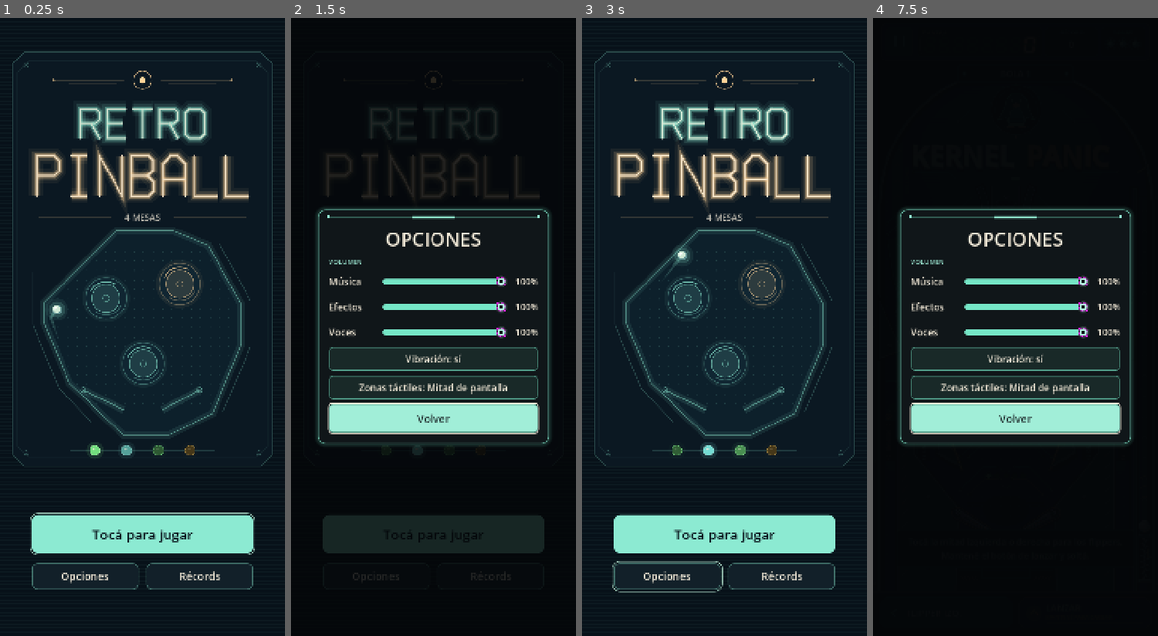
Above: before the commit, frames 1-4 (left to right).
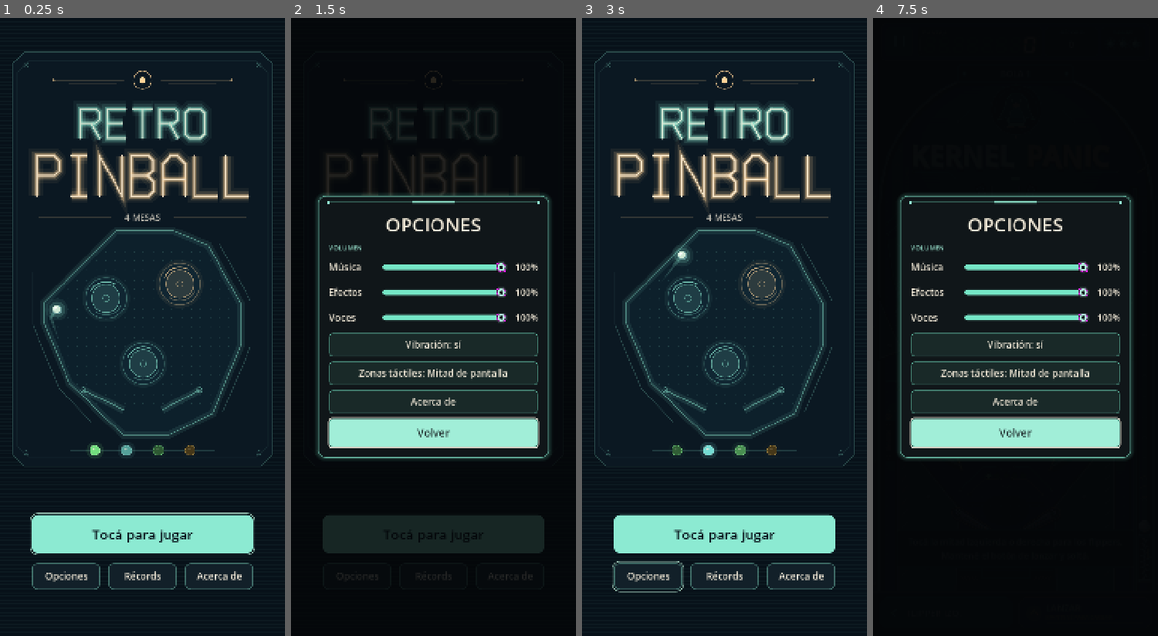
Above: after the commit, the same moments.

Repository: pasaporteN25/RetroPainball
Game: Godot game, scene res://scenes/title.tscn
Same seed, same stepped clock (60 frames per second), same inputs: the game is played once before the commit and once after it.
Inputs (mouse positions are in pixels of both pictures, inside the frame that each line leads up to):
- Up to frame 1 (0.25 s): no input
- Up to frame 2 (1.5 s): click "Opciones" at 0.5 s; click "Récords" at 1.25 s
- Up to frame 3 (3 s): click (801, 574) at 2 s, where only the run after the commit has a clickable "Acerca de"; click "Volver" at 2.75 s
- Up to frame 4 (7.5 s): click "Tocá para jugar" at 3.5 s; click "Récords" at 4.25 s; click "Volver" at 5 s; click "Kernel Panic" at 5.75 s; click (898, 42) at 6.5 s; click "Opciones" at 7.25 s

The runs differ from the first frame. In frame 1, 0.7% of the frame differs, in the area x 15-85%, y 88-93%; in frame 2, 13%, in the area x 8-92%, y 28-91%; in frame 3, 0.8%; in frame 4, 12%.

Commit message:
Add About screen, version and GPL-3.0 license (F6)
Co-Authored-By: Claude Sonnet 5.5 <noreply@anthropic.com>

Diff:
--- a/project.godot
+++ b/project.godot
@@ -12,6 +12,7 @@
 
 config/name="Retro Pinball"
 config/description="Pinball para Android con mesas temáticas."
+config/version="0.9.0"
 run/main_scene="res://scenes/title.tscn"
 config/quit_on_go_back=false
 config/features=PackedStringArray("4.7", "GL Compatibility")
--- /dev/null
+++ b/scenes/about.tscn
@@ -0,0 +1,12 @@
+[gd_scene format=3]
+
+[ext_resource type="Script" path="res://scripts/ui/about_screen.gd" id="1_about"]
+
+[node name="About" type="Control"]
+layout_mode = 3
+anchors_preset = 15
+anchor_right = 1.0
+anchor_bottom = 1.0
+grow_horizontal = 2
+grow_vertical = 2
+script = ExtResource("1_about")
--- /dev/null
+++ b/scripts/ui/about_screen.gd
@@ -0,0 +1,246 @@
+extends Control
+## Pantalla "Acerca de" (F6): versión, autoría, links, créditos, aviso de Godot y licencia del juego.
+## Se abre como escena propia (desde el título) o incrustada sobre Opciones (`embedded`), y en los dos
+## casos el atrás vuelve a la pantalla de origen.
+
+signal closed
+
+const Arcade := preload("res://scripts/ui/arcade_style.gd")
+const BackNav := preload("res://scripts/util/back_nav.gd")
+const Screen := preload("res://scripts/util/screen.gd")
+const CREDITS_PATH := "res://resources/credits.json"
+const SOURCE_URL := "https://github.com/pasaporteN25/RetroPainball"
+const ISSUES_URL := "https://github.com/pasaporteN25/RetroPainball/issues"
+const PRIVACY_URL := "https://github.com/pasaporteN25/RetroPainball/blob/master/docs/PRIVACY.md"
+const AUTHOR := "Lucas Felici (pasaporteN25)"
+const LICENSE_LINE := "Código bajo GPL-3.0"
+## Orden y nombre de cada grupo de créditos (los `kind` de credits.json).
+const KIND_TITLES := {"art": "ARTE Y EFECTOS", "music": "MÚSICA", "font": "TIPOGRAFÍAS"}
+
+## true si está sobre otra pantalla (Opciones): al volver se cierra en vez de cambiar de escena.
+var embedded := false
+## Cómo se abre un link; los tests lo reemplazan para no abrir nada real.
+var opener: Callable = func(url: String) -> void: OS.shell_open(url)
+
+var _palette: TableTheme
+var _shade: ColorRect
+var _panel: PanelContainer
+var _title: Label
+var _scroll: ScrollContainer
+var _headings: Array[Label] = []
+var _texts: Array[Label] = []
+var _buttons: Array[Button] = []
+var _links := {}
+var _credit_lines: Array[String] = []
+var _version_label: Label
+var _godot_toggle: Button
+var _godot_text: Label
+var _back: Button
+
+
+func _ready() -> void:
+	_palette = GameState.active_theme()
+	_shade = ColorRect.new()
+	add_child(_shade)
+	_shade.set_anchors_and_offsets_preset(Control.PRESET_FULL_RECT)
+	var margin := MarginContainer.new()
+	_shade.add_child(margin)
+	margin.set_anchors_and_offsets_preset(Control.PRESET_FULL_RECT)
+	for side in ["left", "right", "top", "bottom"]:
+		margin.add_theme_constant_override("margin_" + side, 24)
+	_fit_safe_area(margin)
+	get_viewport().size_changed.connect(func() -> void: _fit_safe_area(margin))
+	_panel = PanelContainer.new()
+	_panel.size_flags_horizontal = Control.SIZE_SHRINK_CENTER
+	_panel.custom_minimum_size.x = 648
+	margin.add_child(_panel)
+	_panel.draw.connect(func() -> void: Arcade.draw_trim(_panel, _palette.menu_accent))
+	var column := VBoxContainer.new()
+	column.add_theme_constant_override("separation", 12)
+	_panel.add_child(column)
+	_title = _text("ACERCA DE", 48, HORIZONTAL_ALIGNMENT_CENTER)
+	column.add_child(_title)
+	_scroll = ScrollContainer.new()
+	_scroll.name = "Scroll"
+	_scroll.size_flags_vertical = Control.SIZE_EXPAND_FILL
+	_scroll.horizontal_scroll_mode = ScrollContainer.SCROLL_MODE_DISABLED
+	_scroll.follow_focus = true
+	column.add_child(_scroll)
+	var content := VBoxContainer.new()
+	content.add_theme_constant_override("separation", 10)
+	content.size_flags_horizontal = Control.SIZE_EXPAND_FILL
+	_scroll.add_child(content)
+	_build_content(content)
+	_back = Button.new()
+	_back.name = "Volver"
+	_back.text = "Volver"
+	_back.custom_minimum_size.y = 68
+	_back.add_theme_font_size_override("font_size", 27)
+	_back.pressed.connect(go_back)
+	column.add_child(_back)
+	_buttons.append(_back)
+	for button in _buttons:
+		Arcade.enable_pad_accept(button)
+	_apply_theme()
+	_back.grab_focus()
+
+
+static func app_version() -> String:
+	return str(ProjectSettings.get_setting("application/config/version", ""))
+
+
+## Entradas de credits.json (la misma lista que valida tests/headless/credits.gd).
+static func credits() -> Array:
+	var data: Variant = JSON.parse_string(FileAccess.get_file_as_string(CREDITS_PATH))
+	if typeof(data) == TYPE_DICTIONARY and typeof(data.get("entries")) == TYPE_ARRAY:
+		return data["entries"]
+	return []
+
+
+## Una línea de crédito: "Título — Autor (licencia)".
+static func credit_line(entry: Dictionary) -> String:
+	return "%s — %s (%s)" % [entry.get("title", "?"), entry.get("author", "?"), entry.get("license", "?")]
+
+
+## Aviso de copyright y licencia de Godot Engine y de las bibliotecas que trae.
+static func godot_notice() -> String:
+	var lines: PackedStringArray = ["Este juego usa Godot Engine (https://godotengine.org).", "", Engine.get_license_text(), "",
+		"COPYRIGHT DE GODOT Y SUS BIBLIOTECAS", ""]
+	for component: Dictionary in Engine.get_copyright_info():
+		lines.append(str(component.get("name", "")))
+		for part: Dictionary in component.get("parts", []):
+			for copyright in part.get("copyright", []):
+				lines.append("  © " + str(copyright))
+			lines.append("  Licencia: " + str(part.get("license", "")))
+		lines.append("")
+	return "\n".join(lines)
+
+
+func _build_content(content: VBoxContainer) -> void:
+	content.add_child(_text("RETRO PINBALL", 38, HORIZONTAL_ALIGNMENT_CENTER, true))
+	_version_label = _text("Versión " + app_version(), 24, HORIZONTAL_ALIGNMENT_CENTER)
+	_version_label.name = "Version"
+	content.add_child(_version_label)
+	var author := _text("Hecho por " + AUTHOR, 24, HORIZONTAL_ALIGNMENT_CENTER)
+	author.name = "Author"
+	content.add_child(author)
+	content.add_child(_text(LICENSE_LINE, 20, HORIZONTAL_ALIGNMENT_CENTER))
+	content.add_child(_text("ENLACES", 17, HORIZONTAL_ALIGNMENT_LEFT, true))
+	_link_button(content, "CodigoFuente", "Código fuente", SOURCE_URL)
+	_link_button(content, "ReportarProblema", "Reportar un problema", ISSUES_URL)
+	_link_button(content, "Privacidad", "Política de privacidad", PRIVACY_URL)
+	var by_kind := {}
+	for entry: Dictionary in credits():
+		var list: Array = by_kind.get(entry.get("kind", ""), [])
+		list.append(entry)
+		by_kind[entry.get("kind", "")] = list
+	for kind: String in KIND_TITLES:
+		if not by_kind.has(kind):
+			continue
+		content.add_child(_text(KIND_TITLES[kind], 17, HORIZONTAL_ALIGNMENT_LEFT, true))
+		for entry: Dictionary in by_kind[kind]:
+			var line := credit_line(entry)
+			_credit_lines.append(line)
+			content.add_child(_text(line, 19, HORIZONTAL_ALIGNMENT_LEFT))
+	content.add_child(_text("HECHO CON GODOT ENGINE", 17, HORIZONTAL_ALIGNMENT_LEFT, true))
+	_godot_toggle = Button.new()
+	_godot_toggle.name = "GodotNotice"
+	_godot_toggle.custom_minimum_size.y = 60
+	_godot_toggle.add_theme_font_size_override("font_size", 22)
+	_godot_toggle.pressed.connect(toggle_godot_notice)
+	content.add_child(_godot_toggle)
+	_buttons.append(_godot_toggle)
+	_godot_text = _text("", 15, HORIZONTAL_ALIGNMENT_LEFT)
+	_godot_text.visible = false
+	content.add_child(_godot_text)
+	_update_toggle()
+
+
+func _link_button(parent: Control, id: String, caption: String, url: String) -> void:
+	var button := Button.new()
+	button.name = id
+	button.text = caption
+	button.custom_minimum_size.y = 60
+	button.add_theme_font_size_override("font_size", 24)
+	button.pressed.connect(open_url.bind(url))
+	parent.add_child(button)
+	_buttons.append(button)
+	_links[id] = url
+
+
+## Abre un link con `opener` (OS.shell_open en el juego).
+func open_url(url: String) -> void:
+	opener.call(url)
+
+
+func godot_notice_visible() -> bool:
+	return _godot_text.visible
+
+
+## Muestra u oculta el aviso de Godot; el texto largo se arma recién la primera vez.
+func toggle_godot_notice() -> void:
+	_godot_text.visible = not _godot_text.visible
+	if _godot_text.visible and _godot_text.text.is_empty():
+		_godot_text.text = godot_notice()
+	_update_toggle()
+
+
+func _update_toggle() -> void:
+	_godot_toggle.text = "Aviso de Godot Engine: " + ("ocultar" if _godot_text.visible else "mostrar")
+
+
+## Atrás (botón, Android, Esc o B): vuelve a la pantalla de origen.
+func go_back() -> void:
+	if not BackNav.claim():
+		return
+	if embedded:
+		closed.emit()
+		queue_free()
+	else:
+		get_tree().change_scene_to_file.call_deferred(BackNav.take_about_return())
+
+
+func _notification(what: int) -> void:
+	if what == NOTIFICATION_WM_GO_BACK_REQUEST:
+		go_back()
+
+
+func _unhandled_input(event: InputEvent) -> void:
+	if BackNav.is_back_event(event):
+		get_viewport().set_input_as_handled()
+		go_back()
+
+
+func _fit_safe_area(margin: MarginContainer) -> void:
+	var insets := Screen.safe_insets(get_viewport())
+	margin.offset_top = insets.top
+	margin.offset_bottom = -insets.bottom
+
+
+func _text(text: String, size: int, align: HorizontalAlignment, heading := false) -> Label:
+	var label := Label.new()
+	label.text = text
+	label.horizontal_alignment = align
+	label.autowrap_mode = TextServer.AUTOWRAP_WORD_SMART
+	label.size_flags_horizontal = Control.SIZE_EXPAND_FILL
+	label.add_theme_font_size_override("font_size", size)
+	if heading:
+		_headings.append(label)
+	else:
+		_texts.append(label)
+	return label
+
+
+func _apply_theme() -> void:
+	var accent := _palette.menu_accent
+	_shade.color = _palette.backdrop_color
+	Arcade.panel(_panel, _palette, accent, 28)
+	for label in _texts:
+		Arcade.font(label, _palette)
+		label.add_theme_color_override("font_color", _palette.text_color)
+	for label in _headings:
+		Arcade.font(label, _palette)
+		label.add_theme_color_override("font_color", accent.lightened(0.32))
+	_godot_text.add_theme_color_override("font_color", _palette.muted_color)
+	for button in _buttons:
+		Arcade.button(button, _palette, accent, button == _back)
--- a/scripts/ui/options_menu.gd
+++ b/scripts/ui/options_menu.gd
@@ -5,6 +5,7 @@
 
 const BackNav := preload("res://scripts/util/back_nav.gd")
 const Arcade := preload("res://scripts/ui/arcade_style.gd")
+const ABOUT_SCENE := preload("res://scenes/about.tscn")
 const ZONE_LABELS := {"media": "Mitad de pantalla", "baja": "Zona baja"}
 const LANGUAGE_LABELS := {"es": "Español", "en": "English"}
 
@@ -20,6 +21,8 @@
 var _vibration: Button
 var _zone: Button
 var _language: Button
+var _about_button: Button
+var _about: Control
 var _back: Button
 var _buttons: Array[Button] = []
 
@@ -55,6 +58,13 @@
 	_vibration = _toggle(column, "Vibración", _on_vibration)
 	_zone = _toggle(column, "Zonas táctiles", _on_zone)
 	_language = _toggle(column, "Idioma", _on_language)
+	_about_button = Button.new()
+	_about_button.name = "AcercaDe"
+	_about_button.text = "Acerca de"
+	_about_button.custom_minimum_size = Vector2(0, 60)
+	_about_button.add_theme_font_size_override("font_size", 24)
+	_about_button.pressed.connect(open_about)
+	column.add_child(_about_button)
 	_back = Button.new()
 	_back.name = "Volver"
 	_back.text = "Volver"
@@ -64,7 +74,7 @@
 	column.add_child(_back)
 	# Sin traducciones cargadas (Q-05 pendiente) el botón no cambiaría nada: se oculta.
 	_language.visible = has_translations()
-	_buttons.assign([_vibration, _zone, _language, _back] if _language.visible else [_vibration, _zone, _back])
+	_buttons.assign([_vibration, _zone, _language, _about_button, _back] if _language.visible else [_vibration, _zone, _about_button, _back])
 	for button in _buttons:
 		Arcade.enable_pad_accept(button)
 	_focus_order.append_array(_buttons)
@@ -108,7 +118,7 @@
 
 
 func _unhandled_input(event: InputEvent) -> void:
-	if _shade.visible and BackNav.is_back_event(event):
+	if _shade.visible and not about_open() and BackNav.is_back_event(event):
 		get_viewport().set_input_as_handled()
 		go_back()
 
@@ -120,8 +130,27 @@
 
 ## Atrás: cierra las opciones y vuelve a la pantalla anterior.
 func go_back() -> void:
-	if _shade.visible and BackNav.claim():
+	if _shade.visible and not about_open() and BackNav.claim():
 		close()
+
+
+func about_open() -> bool:
+	return is_instance_valid(_about)
+
+
+## Abre Acerca de encima de las opciones (sirve también con la partida en pausa); atrás vuelve acá.
+func open_about() -> void:
+	if about_open():
+		return
+	var layer_node := CanvasLayer.new()
+	layer_node.layer = 22
+	add_child(layer_node)
+	_about = ABOUT_SCENE.instantiate()
+	_about.embedded = true
+	_about.closed.connect(func() -> void:
+		layer_node.queue_free()
+		_about_button.grab_focus())
+	layer_node.add_child(_about)
 
 
 func _volume_row(bus: StringName) -> Control:
--- a/scripts/ui/title_screen.gd
+++ b/scripts/ui/title_screen.gd
@@ -8,6 +8,7 @@
 const OptionsMenu := preload("res://scripts/ui/options_menu.gd")
 const SELECT_SCENE := "res://scenes/table_select.tscn"
 const RECORDS_SCENE := "res://scenes/records.tscn"
+const ABOUT_SCENE := "res://scenes/about.tscn"
 const TABLE_IDS := [GameState.KERNEL_PANIC, GameState.NAUTILUS, GameState.DRACULA, GameState.ALICIA]
 const INK := Color("#071119")
 const IVORY := Color("#f3ead8")
@@ -65,6 +66,7 @@
 var _play: Button
 var _options_button: Button
 var _records_button: Button
+var _about_button: Button
 var _options: CanvasLayer
 var _accents: Array[Color] = []
 var _insert_colors: Array[Color] = []
@@ -109,10 +111,15 @@
 	_transition.color = INK
 	_play = _make_button("Play", "Tocá para jugar", 34, true)
 	_play.pressed.connect(start)
-	_options_button = _make_button("Options", "Opciones", 27)
+	_options_button = _make_button("Options", "Opciones", 24)
 	_options_button.pressed.connect(open_options)
-	_records_button = _make_button("Records", "Récords", 27)
+	_records_button = _make_button("Records", "Récords", 24)
 	_records_button.pressed.connect(_show_records)
+	_about_button = _make_button("About", "Acerca de", 24)
+	_about_button.pressed.connect(_show_about)
+	_about_button.focus_neighbor_top = _about_button.get_path_to(_play)
+	_about_button.focus_neighbor_left = _about_button.get_path_to(_records_button)
+	_records_button.focus_neighbor_right = _records_button.get_path_to(_about_button)
 	_play.focus_neighbor_bottom = _play.get_path_to(_options_button)
 	_options_button.focus_neighbor_top = _options_button.get_path_to(_play)
 	_records_button.focus_neighbor_top = _records_button.get_path_to(_play)
@@ -172,6 +179,12 @@
 	if not _leaving and not _options.is_open():
 		BackNav.records_return = BackNav.TITLE_SCENE
 		get_tree().change_scene_to_file(RECORDS_SCENE)
+
+
+func _show_about() -> void:
+	if not _leaving and not _options.is_open():
+		BackNav.about_return = BackNav.TITLE_SCENE
+		get_tree().change_scene_to_file(ABOUT_SCENE)
 
 
 func _make_button(id: String, caption: String, font_size: int, primary := false) -> Button:
@@ -215,12 +228,14 @@
 	var width := minf(560.0, size.x - 80.0)
 	var gap := 20.0
 	_play.size = Vector2(width, 96)
-	_options_button.size = Vector2((width - gap) * 0.5, 68)
+	_options_button.size = Vector2((width - gap * 2.0) / 3.0, 68)
 	_records_button.size = _options_button.size
+	_about_button.size = _options_button.size
 	var row_x := (size.x - width) * 0.5
 	var row_y := bottom - clampf(available * 0.075, 38.0, 128.0) - _options_button.size.y
 	_options_button.position = Vector2(row_x, row_y)
 	_records_button.position = _options_button.position + Vector2(_options_button.size.x + gap, 0)
+	_about_button.position = _records_button.position + Vector2(_options_button.size.x + gap, 0)
 	_play.position = Vector2(row_x, row_y - 24.0 - _play.size.y)
 	var art_height := maxf(1.0, _play.position.y - top - 70.0)
 	_art_scale = minf(size.x / ART_SIZE.x, art_height / ART_SIZE.y)
--- a/scripts/util/back_nav.gd
+++ b/scripts/util/back_nav.gd
@@ -10,6 +10,9 @@
 
 ## Pantalla a la que vuelve Récords (la configura quien la abre; por defecto, el selector).
 static var records_return := ""
+
+## Pantalla a la que vuelve Acerca de cuando se abre como escena (la configura quien la abre; por defecto, el título).
+static var about_return := ""
 
 static var _last_frame := -1
 
@@ -38,3 +41,10 @@
 	var path := records_return if not records_return.is_empty() else SELECT_SCENE
 	records_return = ""
 	return path
+
+
+## Destino de Acerca de: se consume al usarlo.
+static func take_about_return() -> String:
+	var path := about_return if not about_return.is_empty() else TITLE_SCENE
+	about_return = ""
+	return path
--- /dev/null
+++ b/tests/headless/about_screen.gd
@@ -0,0 +1,142 @@
+extends SceneTree
+## F6: la pantalla Acerca de carga, muestra versión, nombre, links, créditos y aviso de Godot, y el atrás vuelve.
+
+const BackNav := preload("res://scripts/util/back_nav.gd")
+var About: GDScript
+var scratch := "user://test_about_%d" % OS.get_process_id()
+var failures := 0
+var opened: Array[String] = []
+
+
+func _initialize() -> void:
+	_run.call_deferred()
+
+
+func _run() -> void:
+	About = load("res://scripts/ui/about_screen.gd")
+	var state := root.get_node("GameState")
+	var s := root.get_node("Settings")
+	state.save_directory = scratch
+	state.record_path = scratch.path_join("records.cfg")
+	s.path = scratch.path_join("settings.cfg")
+	s.load_settings()
+	await _standalone()
+	await _from_title()
+	await _from_options()
+	var dir := DirAccess.open(scratch)
+	if dir:
+		for file in dir.get_files(): dir.remove(file)
+		DirAccess.remove_absolute(ProjectSettings.globalize_path(scratch))
+	print("about_screen: %d fallas" % failures)
+	quit(1 if failures else 0)
+
+
+func _go(path: String) -> void:
+	change_scene_to_file(path)
+	await scene_changed
+	await process_frame
+
+
+func _texts(node: Node) -> Array[String]:
+	var found: Array[String] = []
+	if node is Label or node is Button:
+		found.append(node.text)
+	for child in node.get_children():
+		found.append_array(_texts(child))
+	return found
+
+
+func _standalone() -> void:
+	BackNav.about_return = BackNav.SELECT_SCENE
+	await _go("res://scenes/about.tscn")
+	var about: Node = current_scene
+	var version := str(ProjectSettings.get_setting("application/config/version", ""))
+	_check(version != "", "project.godot define application/config/version")
+	_check(about._version_label.text == "Versión " + version, "la versión visible sale de ProjectSettings")
+	var texts := _texts(about)
+	_check(texts.has("RETRO PINBALL"), "muestra el nombre del juego")
+	_check(texts.has("Hecho por Lucas Felici (pasaporteN25)"), "muestra la autoría")
+	_check(not "\n".join(texts).contains("@"), "no muestra ningún mail")
+	_check(texts.has("Código bajo GPL-3.0"), "muestra la licencia del juego")
+	_check(about._scroll is ScrollContainer and about._scroll.horizontal_scroll_mode == ScrollContainer.SCROLL_MODE_DISABLED, "el contenido va en un scroll vertical")
+	about.opener = func(url: String) -> void: opened.append(url)
+	var expected := {"CodigoFuente": About.SOURCE_URL, "ReportarProblema": About.ISSUES_URL, "Privacidad": About.PRIVACY_URL}
+	for id: String in expected:
+		var button := about.find_child(id, true, false) as Button
+		_check(button != null, "existe el botón " + id)
+		if button:
+			button.pressed.emit()
+	_check(opened == [About.SOURCE_URL, About.ISSUES_URL, About.PRIVACY_URL], "los botones abren los links (sin abrir nada real): %s" % [opened])
+	_check(About.SOURCE_URL.begins_with("https://github.com/pasaporteN25/RetroPainball") and About.ISSUES_URL.ends_with("/issues"), "las URL son las del repo")
+	var entries: Array = About.credits()
+	_check(not entries.is_empty(), "credits.json tiene entradas")
+	var missing := 0
+	for entry: Dictionary in entries:
+		if not texts.has(About.credit_line(entry)):
+			missing += 1
+	_check(missing == 0 and about._credit_lines.size() == entries.size(), "se listan todos los créditos de credits.json")
+	_check(not about.godot_notice_visible(), "el aviso de Godot arranca plegado")
+	about.toggle_godot_notice()
+	_check(about.godot_notice_visible() and about._godot_text.text.contains(Engine.get_license_text().substr(0, 40)), "el aviso de Godot se despliega con su licencia")
+	_check(About.godot_notice().contains("COPYRIGHT"), "el aviso incluye el copyright de Godot")
+	about.toggle_godot_notice()
+	_check(not about.godot_notice_visible(), "el aviso se vuelve a plegar")
+	_check(FileAccess.get_file_as_string("res://LICENSE").contains("GNU GENERAL PUBLIC LICENSE"), "existe LICENSE con la GPL")
+	_android_back()
+	await scene_changed
+	_check(current_scene.scene_file_path == BackNav.SELECT_SCENE, "atrás vuelve a la pantalla de origen configurada")
+	_check(BackNav.about_return == "", "el destino se consume")
+
+
+func _from_title() -> void:
+	await _go(BackNav.TITLE_SCENE)
+	var title: Node = current_scene
+	title._about_button.pressed.emit()
+	await scene_changed
+	await process_frame
+	_check(current_scene.scene_file_path == "res://scenes/about.tscn", "título: Acerca de abre la pantalla")
+	_key_back()
+	await scene_changed
+	_check(current_scene.scene_file_path == BackNav.TITLE_SCENE, "título: Esc en Acerca de vuelve al título")
+
+
+func _from_options() -> void:
+	await _go(BackNav.TITLE_SCENE)
+	var title: Node = current_scene
+	title.open_options()
+	await process_frame
+	var options: CanvasLayer = title._options
+	options._about_button.pressed.emit()
+	await process_frame
+	_check(options.about_open() and options._shade.visible, "opciones: Acerca de se abre encima")
+	_android_back()
+	await process_frame
+	await process_frame
+	_check(not options.about_open() and options.is_open() and current_scene == title, "opciones: atrás cierra Acerca de y deja las opciones")
+	options._about_button.pressed.emit()
+	await process_frame
+	_key_back()
+	await process_frame
+	await process_frame
+	_check(not options.about_open() and options.is_open(), "opciones: Esc cierra Acerca de y deja las opciones")
+	_android_back()
+	_check(not options.is_open(), "opciones: otro atrás cierra las opciones")
+
+
+func _android_back() -> void:
+	BackNav.reset()
+	root.propagate_notification(Node.NOTIFICATION_WM_GO_BACK_REQUEST)
+
+
+func _key_back() -> void:
+	BackNav.reset()
+	var event := InputEventKey.new()
+	event.keycode = KEY_ESCAPE
+	event.pressed = true
+	root.push_input(event)
+
+
+func _check(ok: bool, message: String) -> void:
+	print(("OK: " if ok else "FALLÓ: ") + message)
+	if not ok:
+		failures += 1
--- a/tests/headless/release_preset.gd
+++ b/tests/headless/release_preset.gd
@@ -34,6 +34,8 @@
 	_check(typeof(code) == TYPE_INT and code > 0, "version/code es un entero positivo")
 	_check(code == cfg.get_value(d, "version/code") and cfg.get_value(o, "version/name") == cfg.get_value(d, "version/name"),
 		"debug y Play tienen la misma versión")
+	_check(ProjectSettings.get_setting("application/config/version", "") == cfg.get_value(o, "version/name"),
+		"application/config/version coincide con la versión del preset (la muestra Acerca de)")
 	for preset in [play, debug]:
 		var excluded := String(cfg.get_value(preset, "exclude_filter", ""))
 		_check(excluded.contains("tests/*") and excluded.contains("tools/*") and excluded.contains("docs/*"),
Not shown, added: scripts/ui/about_screen.gd.uid
Not shown, added: tests/headless/about_screen.gd.uid
Not shown, added: LICENSE
Not shown, changed: tools/release.ps1
